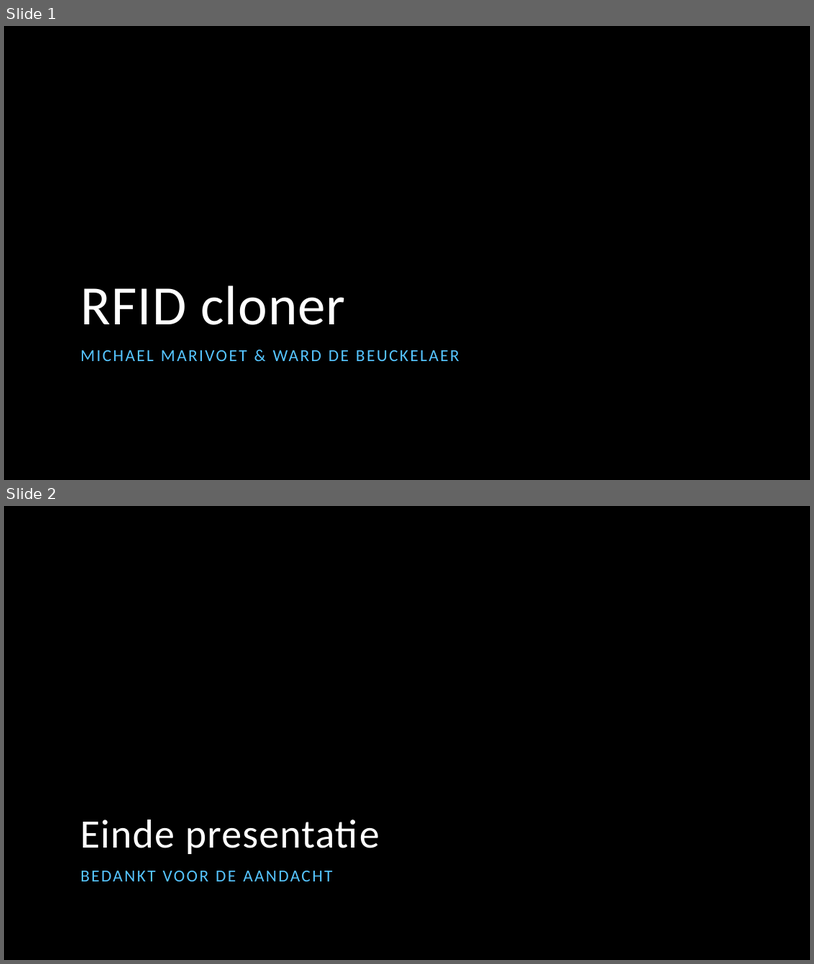
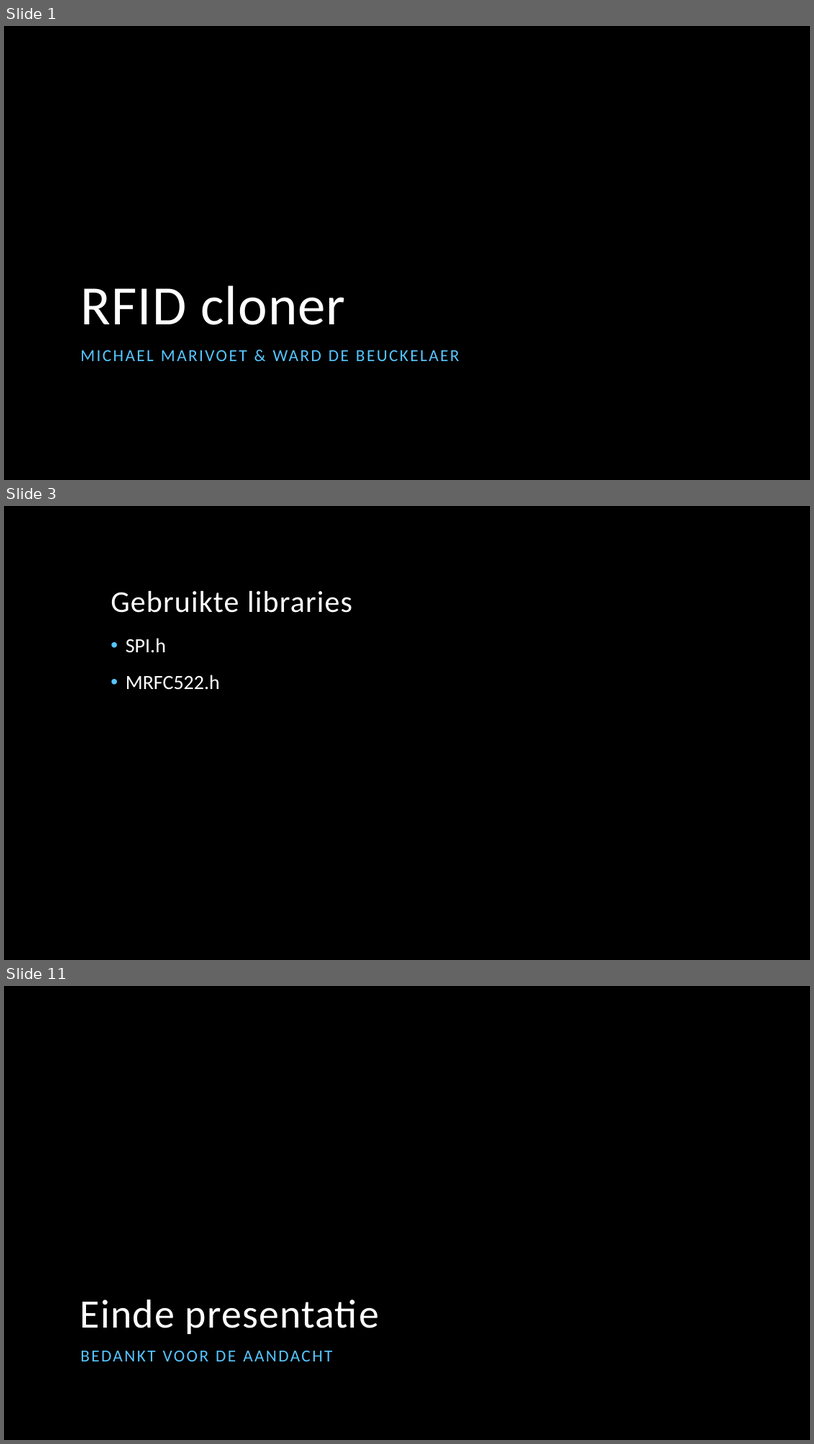
Before and after one commit to MichaelMar93/InfoSec_RFIDcloner, a slide deck: Information Security/Presentatie_RFIDcloner.pptx. Shown one above the other, each under a label of ours: slides 1 and 2 before the commit, slides 1, 3 and 11 after it; the slides between them are not shown. The pictures are 814x964 and 814x1444 pixels, drawn with LibreOffice and Linux fonts; fonts in the diff are those of the drawing; background and template pictures are left out. Boxes give left, top, right and bottom in pixels: in the first picture for what was removed or moved away, otherwise in the second. Text is boxed around its words. In the diff, an @@ line names an element or a change of style, - is before the commit and + after.

```diff
--- a/Information Security/Presentatie_RFIDcloner.pptx
+++ b/Information Security/Presentatie_RFIDcloner.pptx
@@ slide 3 added at [4, 506, 810, 960], background picture (left out) @@
@@ title added at [111, 591, 352, 613], 36 pt, text #FFFFFF @@
+Gebruikte libraries
@@ text added at [126, 638, 220, 690], 24 pt, text #FFFFFF @@
+• SPI.h
+• MRFC522.h
@@ what was slide 2 is now slide 11 @@
```
Also in this commit, not shown: 8 other slides added.
